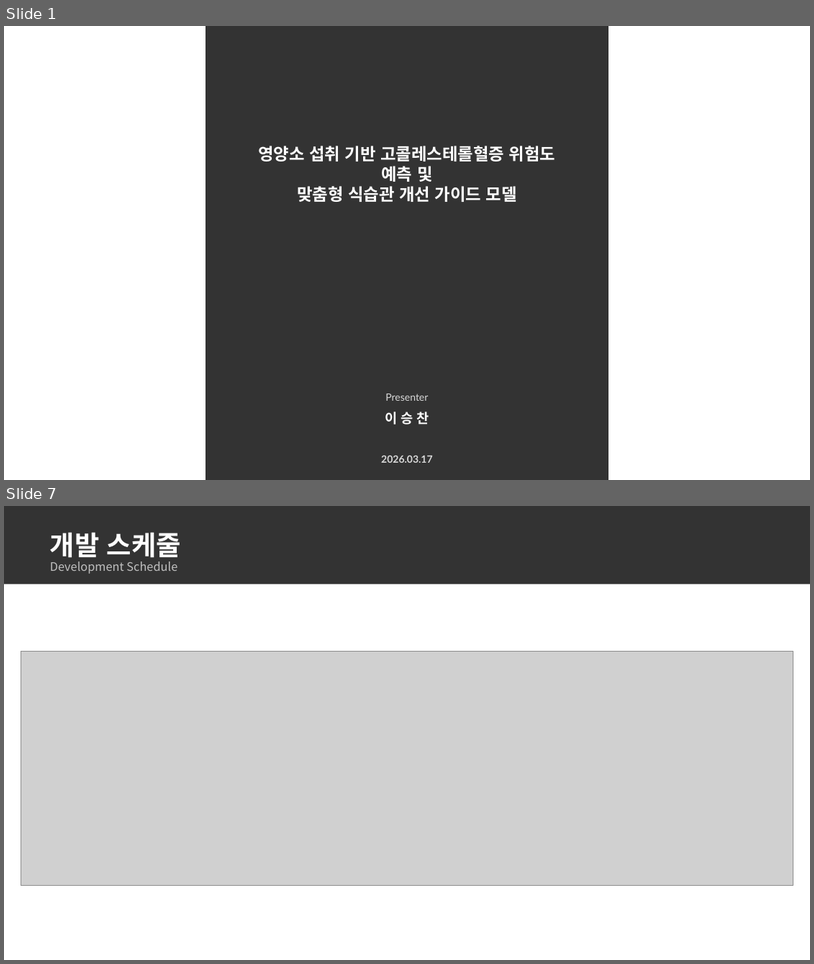
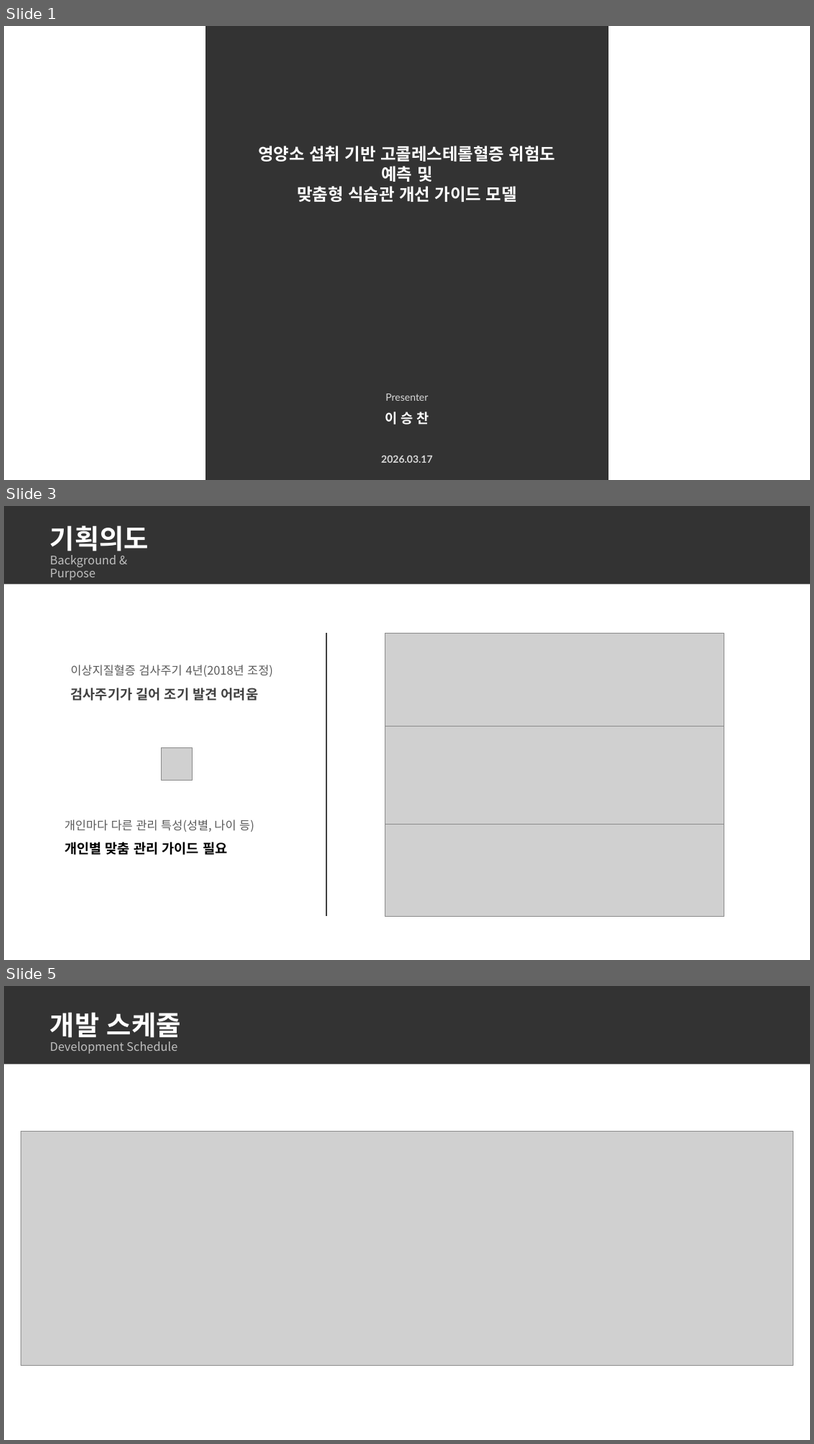
Before and after one commit to dc-inside/LeeSeungChan, a slide deck: 1차 프로젝트/기획서.pptx. Shown one above the other, each under a label of ours: slides 1 and 7 before the commit, slides 1, 3 and 5 after it; the slides between them are not shown. The pictures are 814x964 and 814x1444 pixels, drawn with LibreOffice and Linux fonts; fonts in the diff are those of the drawing; grey boxes stand for pictures. Boxes give left, top, right and bottom in pixels: in the first picture for what was removed or moved away, otherwise in the second. Text is boxed around its words. In the diff, an @@ line names an element or a change of style, - is before the commit and + after.

Commit message:
Update 기획서.pptx
기획 의도 2장 완성

```diff
--- a/1차 프로젝트/기획서.pptx
+++ b/1차 프로젝트/기획서.pptx
@@ slide 3 added at (x1=4, y1=506, x2=810, y2=960), background #FFFFFF @@
@@ rectangle added at (x1=4, y1=506, x2=810, y2=584), fill #000000 at 80% opacity @@
@@ title added at (x1=50, y1=525, x2=149, y2=580), 14 pt, text #BFBFBF @@
+기획의도
+Background & Purpose
@@ line added from (327, 633) to (327, 916), #404040 1.5 pt @@
@@ picture added at (x1=386, y1=633, x2=725, y2=726) @@
@@ text added at (x1=71, y1=664, x2=273, y2=700), 14 pt, text #595959 @@
+이상지질혈증 검사주기 4년(2018년 조정)
+검사주기가 길어 조기 발견 어려움
@@ picture added at (x1=386, y1=726, x2=725, y2=824) @@
@@ picture added at (x1=161, y1=748, x2=192, y2=780) @@
@@ text added at (x1=64, y1=819, x2=255, y2=854), 14 pt, text #595959 @@
+개인마다 다른 관리 특성(성별, 나이 등)
+개인별 맞춤 관리 가이드 필요
@@ picture added at (x1=386, y1=824, x2=725, y2=916) @@
@@ what was slide 7 is now slide 5 @@
```
Also in this commit, not shown: 2 slides changed, 6 slides removed.
